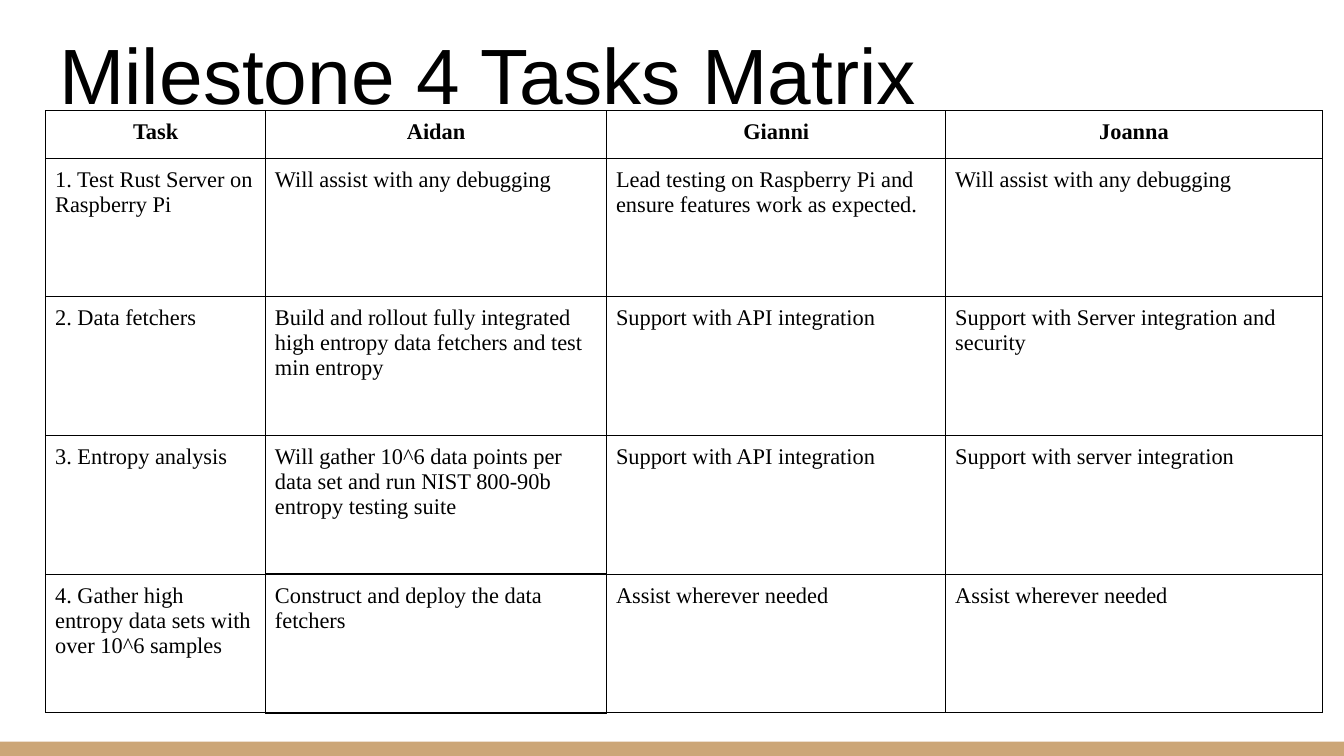
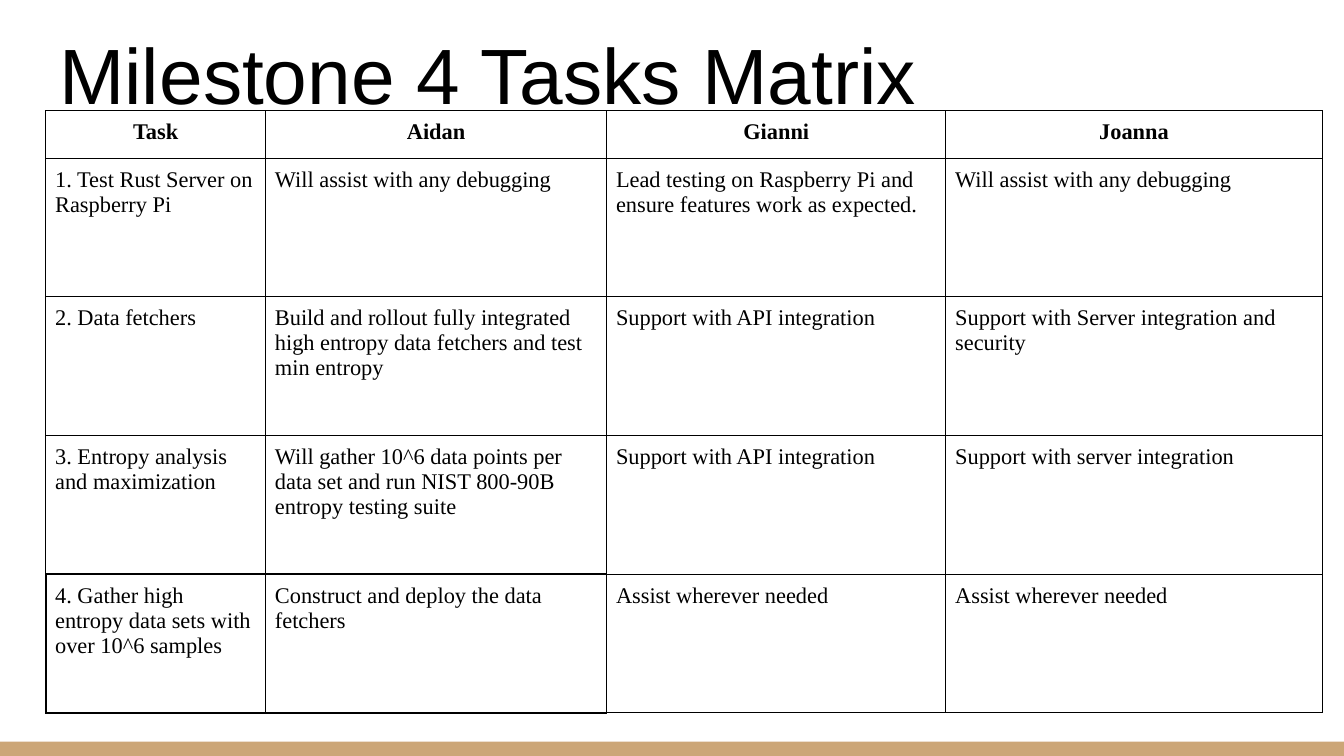
Before and after one commit to prismaticr/prismaticr.github.io, a slide deck: slide 9 of docs/milestone_3/Milestone_3_Presentation.pptx. Drawn at 1344x756 pixels with LibreOffice and Linux fonts; fonts in the diff are those of the drawing. Boxes give left, top, right and bottom in pixels: in the first picture for what was removed or moved away, otherwise in the second. Text is boxed around its words. In the diff, an @@ line names an element or a change of style, - is before the commit and + after.

```diff
--- a/docs/milestone_3/Milestone_3_Presentation.pptx
+++ b/docs/milestone_3/Milestone_3_Presentation.pptx
@@ table at (46, 110, 1322, 662) @@
-row 4, column 1: 3. Entropy analysis
+row 4, column 1: 3. Entropy analysis and maximization
-row 4, column 2: Will gather 10^6 data points per data set and run NIST 800-90b entropy testing suite
+row 4, column 2: Will gather 10^6 data points per data set and run NIST 800-90B entropy testing suite
@@ borders changed @@
```
Also in this commit, not shown: 3 other slides changed, 1 other file.
